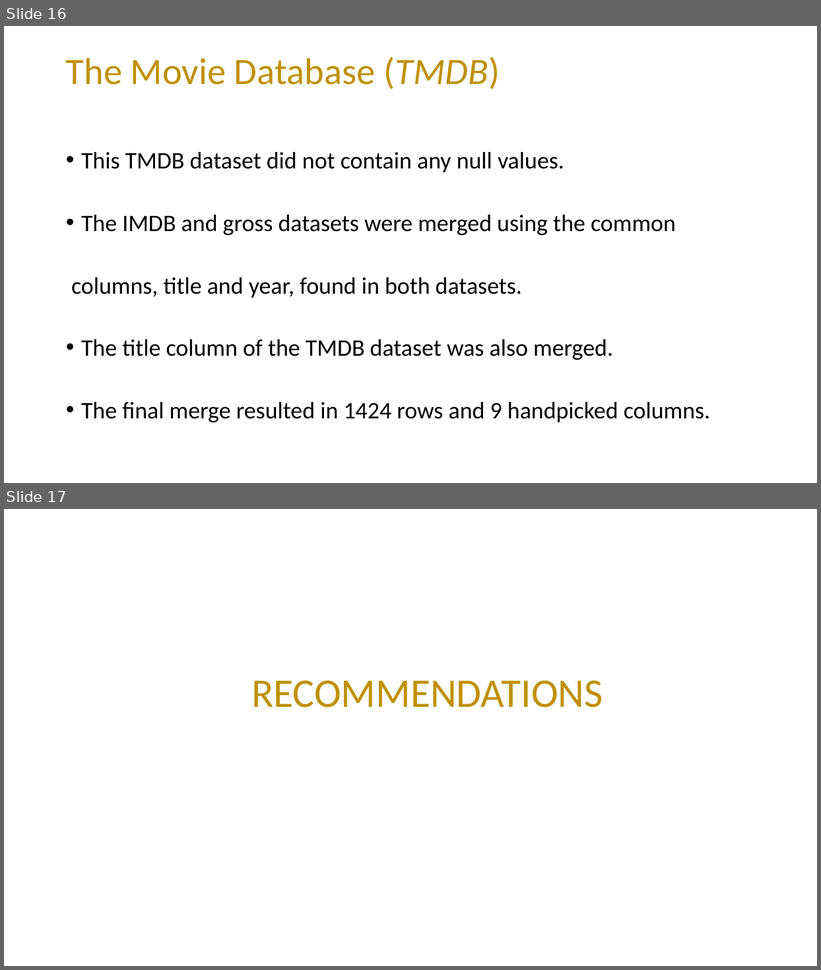
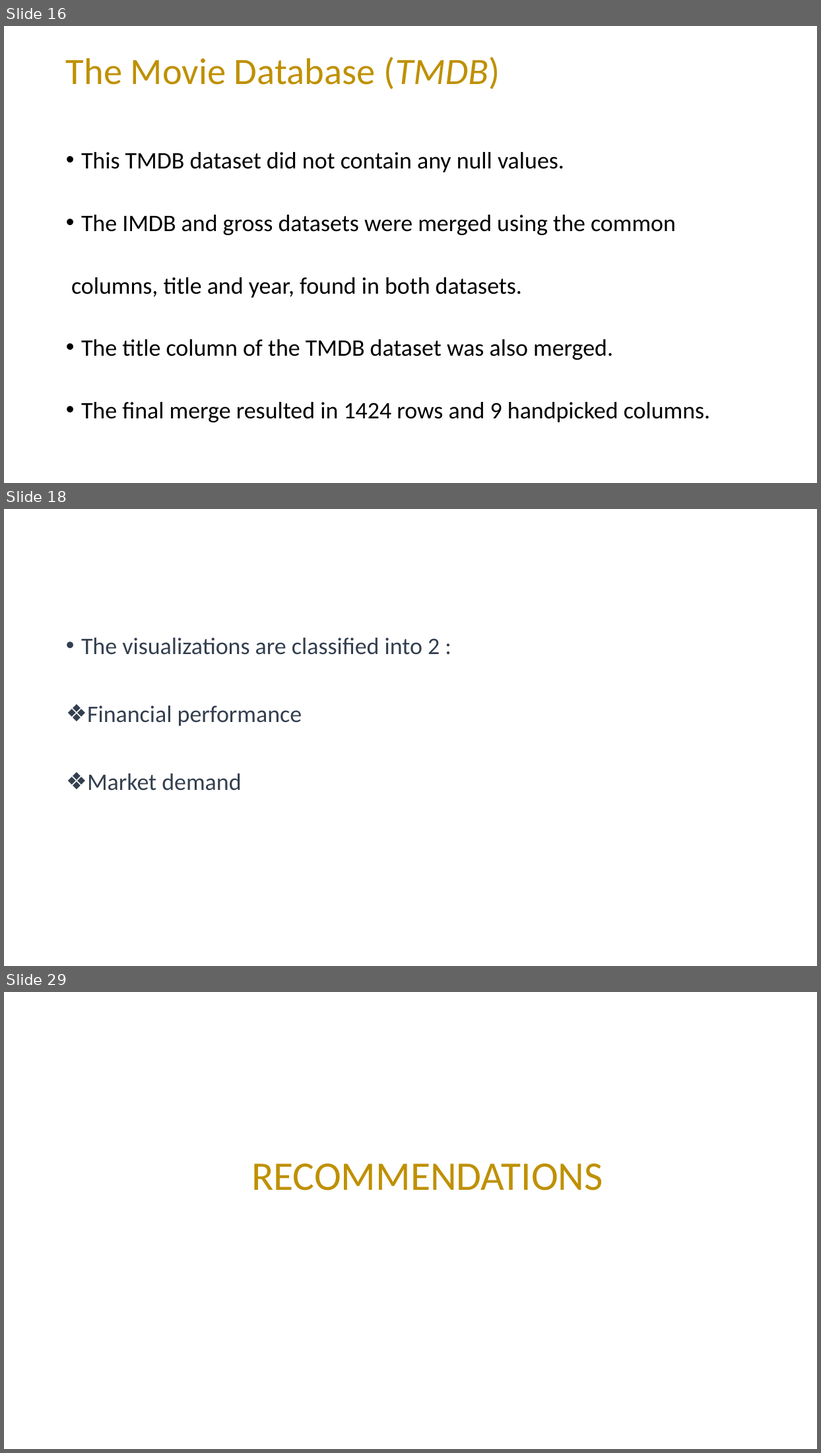
Before and after one commit to mading225/GROUP-6-PROJECT-, a slide deck: project.pptx. Shown one above the other, each under a label of ours: slides 16 and 17 before the commit, slides 16, 18 and 29 after it; the slides between them are not shown. The pictures are 821x970 and 821x1453 pixels, drawn with LibreOffice and Linux fonts; fonts in the diff are those of the drawing. Boxes give left, top, right and bottom in pixels: in the first picture for what was removed or moved away, otherwise in the second. Text is boxed around its words. In the diff, an @@ line names an element or a change of style, - is before the commit and + after.

Commit message:
Add visualizations

```diff
--- a/project.pptx
+++ b/project.pptx
@@ slide 18 added at bbox=[4, 509, 817, 966], background #FFFFFF @@
@@ text added at bbox=[81, 638, 440, 791], 28 pt, text #333F50 @@
+• The visualizations are classified into 2 :
+❖ Financial performance
+❖ Market demand
@@ what was slide 17 is now slide 29 @@
```
Also in this commit, not shown: 11 other slides added.
